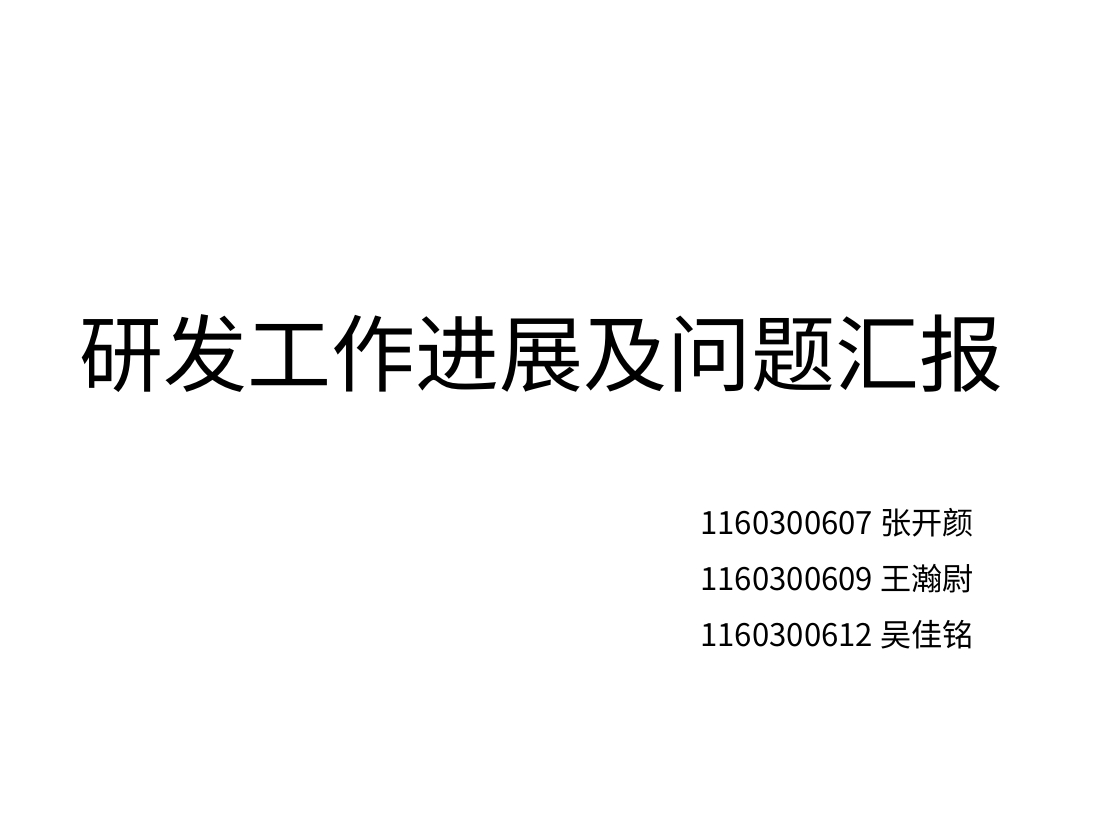
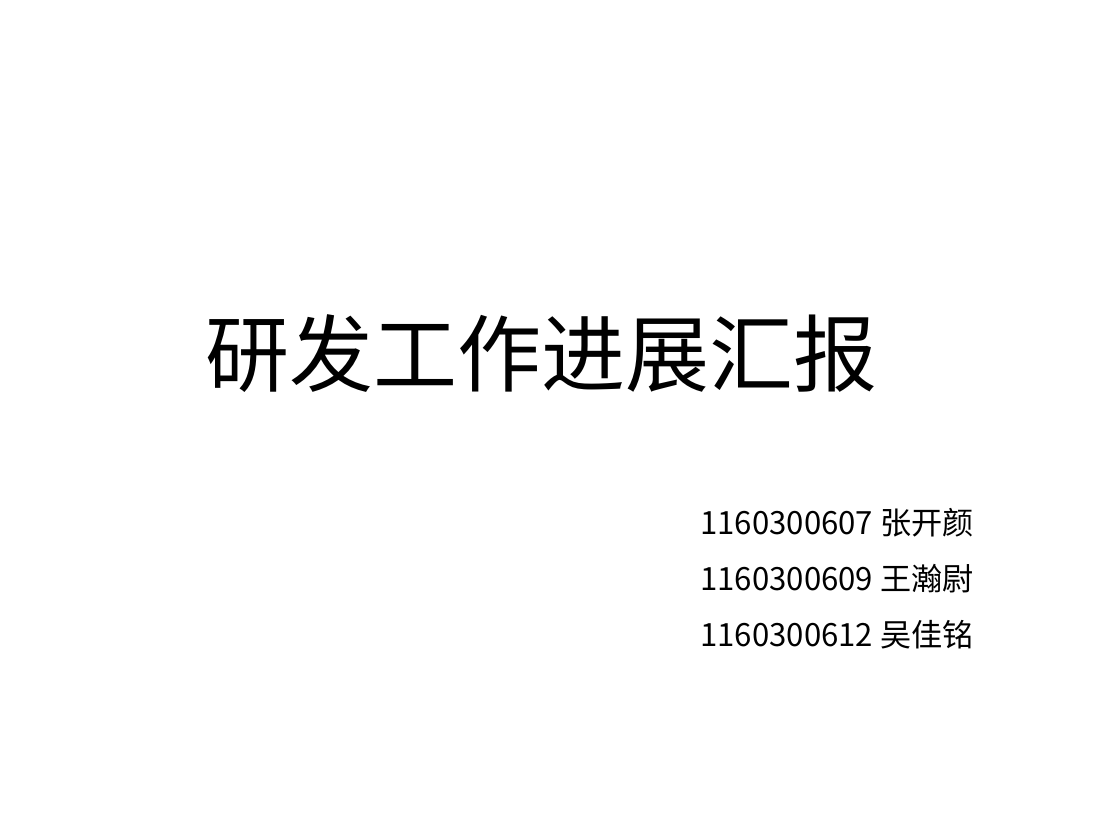
Before and after one commit to iseesaw/MRC, a slide deck: slide 1 of 0424.pptx. Drawn at 1120x840 pixels with LibreOffice and Linux fonts; fonts in the diff are those of the drawing. Boxes give left, top, right and bottom in pixels: in the first picture for what was removed or moved away, otherwise in the second. Text is boxed around its words. In the diff, an @@ line names an element or a change of style, - is before the commit and + after.

```diff
--- a/0424.pptx
+++ b/0424.pptx
@@ title at (205, 314, 877, 392): text changed @@
-研发工作进展及问题汇报
+研发工作进展汇报
```
Also in this commit, not shown: 7 other slides changed, 4 slides added, 1 other file.
